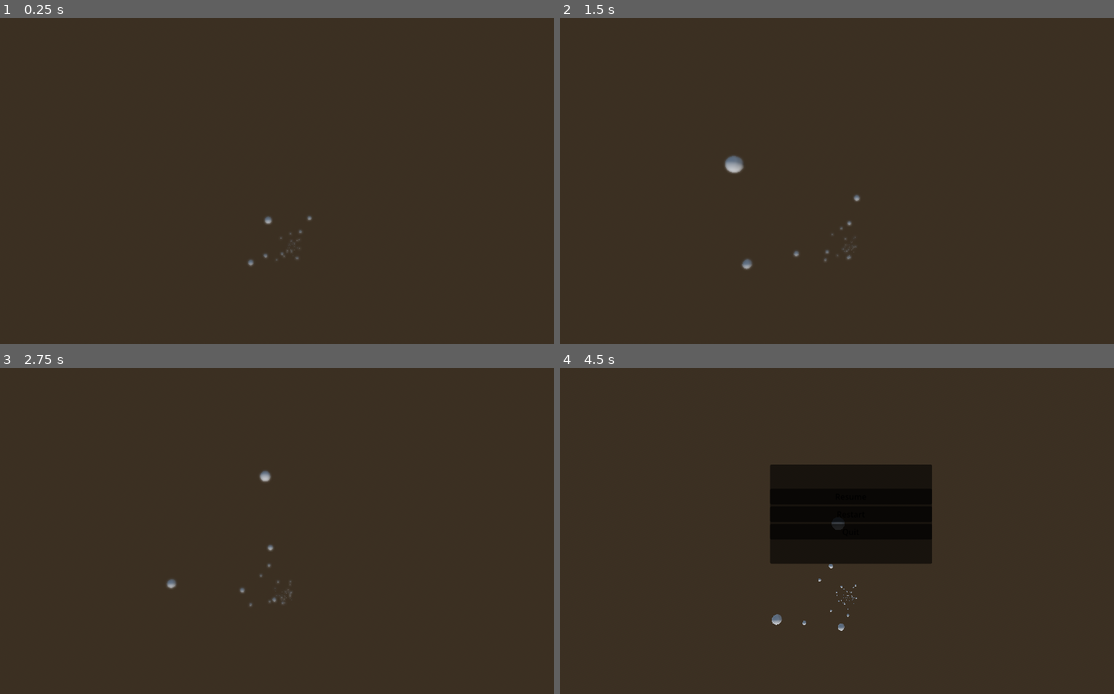
Above: before the commit, frames 1-4 (two rows, left to right).
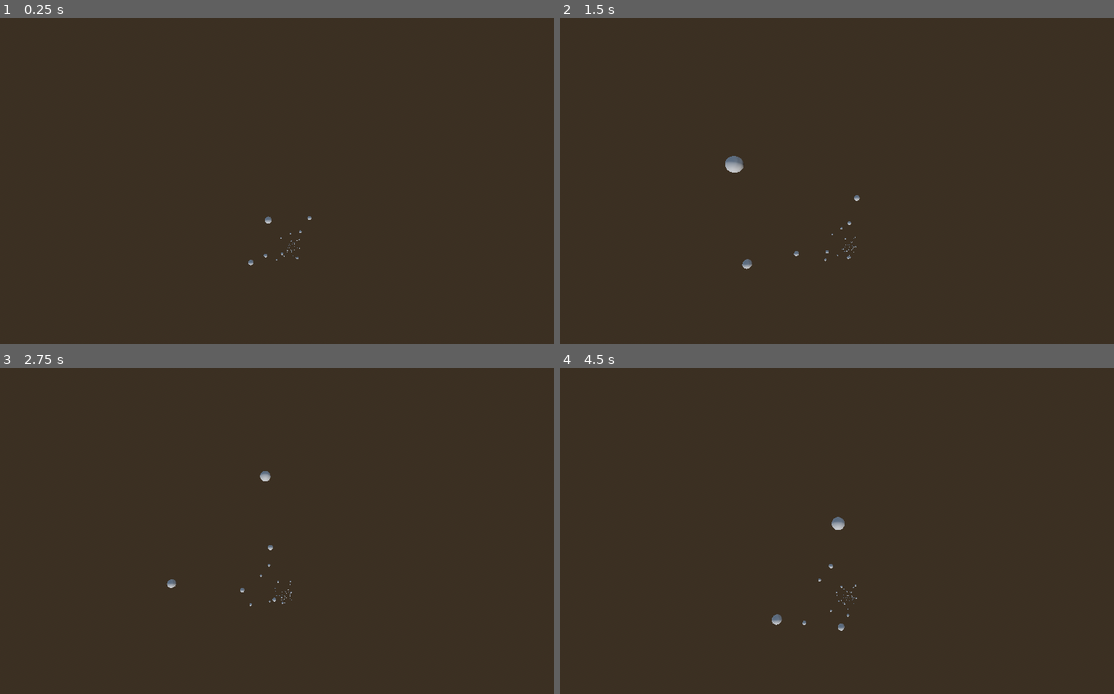
Above: after the commit, the same moments.

Repository: crfews/space-jam
Game: Godot game, scene res://testing/game.tscn
The game is run twice, just before and just after one commit, with the same random seed, the same clock (stepped at 60 frames per second) and the same inputs.
Inputs:
- Up to frame 1 (0.25 s): no input
- Up to frame 2 (1.5 s): tap Enter (ui_accept) at 0.5, 0.77 s; hold Right (ui_right) 0.53-1.28 s; hold Down (ui_down) from 1.28 s (still down)
- Up to frame 3 (2.75 s): tap Enter (ui_accept) at 1.52 s; release Down (ui_down) at 2.03 s; hold Right (ui_right) from 2.03 s (still down)
- Up to frame 4 (4.5 s): release Right (ui_right) at 2.78 s; hold Up (ui_up) 2.78-3.53 s; tap Enter (ui_accept) at 3.02, 3.77 s; hold Left (ui_left) 3.53-4.25 s; tap Escape (esc) at 4.15 s; click "Resume" at 4.25 s

The runs differ from the first frame. In frame 1, less than 0.1% of the frame differs, in the area x 44-57%, y 60-77%; in frame 2, 0.1%; in frame 3, 0.1%; in frame 4, 8.9%, in the area x 37-68%, y 29-60%.

Commit message:
debugged pause menu panel showing

Diff:
--- a/scenes/pause_menu.gd
+++ b/scenes/pause_menu.gd
@@ -2,10 +2,12 @@
 
 func resume():
 	get_tree().paused = false
+	hide()
 	$AnimationPlayer.play_backwards("pause_blur")
 
 func pause():
-	get_tree().paused = true;
+	get_tree().paused = true
+	show()
 	$AnimationPlayer.play("pause_blur")
 
 
@@ -18,6 +20,7 @@
 
 # Called when the node enters the scene tree for the first time.
 func _ready() -> void:
+	hide()
 	$AnimationPlayer.play("RESET")
 
 
--- a/scenes/pause_menu.tscn
+++ b/scenes/pause_menu.tscn
@@ -16,9 +16,9 @@
 tracks/0/interp = 1
 tracks/0/loop_wrap = true
 tracks/0/keys = {
-"handle_modes": PackedInt32Array(0),
-"points": PackedFloat32Array(0.8, -0.15, 0, 0.15, 0),
-"times": PackedFloat32Array(0)
+"handle_modes": PackedInt32Array(0, 2),
+"points": PackedFloat32Array(0.8, -0.15, 0, 0.15, 0, 0.8, -0.050000004, 0, 0, 0),
+"times": PackedFloat32Array(0, 0.3)
 }
 tracks/1/type = "bezier"
 tracks/1/imported = false
@@ -27,9 +27,9 @@
 tracks/1/interp = 1
 tracks/1/loop_wrap = true
 tracks/1/keys = {
-"handle_modes": PackedInt32Array(2),
-"points": PackedFloat32Array(0, -0.15, 0, 0.15, 0),
-"times": PackedFloat32Array(0)
+"handle_modes": PackedInt32Array(2, 2),
+"points": PackedFloat32Array(0, -0.15, 0, 0.15, 0, 0, -0.050000004, 0, 0, 0),
+"times": PackedFloat32Array(0, 0.3)
 }
 tracks/2/type = "bezier"
 tracks/2/imported = false
@@ -38,9 +38,9 @@
 tracks/2/interp = 1
 tracks/2/loop_wrap = true
 tracks/2/keys = {
-"handle_modes": PackedInt32Array(2),
-"points": PackedFloat32Array(0, -0.15, 0, 0.15, 0),
-"times": PackedFloat32Array(0)
+"handle_modes": PackedInt32Array(2, 2),
+"points": PackedFloat32Array(0, -0.15, 0, 0.15, 0, 0, -0.050000004, 0, 0, 0),
+"times": PackedFloat32Array(0, 0.3)
 }
 tracks/3/type = "bezier"
 tracks/3/imported = false
@@ -49,9 +49,9 @@
 tracks/3/interp = 1
 tracks/3/loop_wrap = true
 tracks/3/keys = {
-"handle_modes": PackedInt32Array(2),
-"points": PackedFloat32Array(0, -0.15, 0, 0.15, 0),
-"times": PackedFloat32Array(0)
+"handle_modes": PackedInt32Array(2, 2),
+"points": PackedFloat32Array(0, -0.15, 0, 0.15, 0, 0, -0.050000004, 0, 0, 0),
+"times": PackedFloat32Array(0, 0.3)
 }
 tracks/4/type = "bezier"
 tracks/4/imported = false
@@ -60,9 +60,9 @@
 tracks/4/interp = 1
 tracks/4/loop_wrap = true
 tracks/4/keys = {
-"handle_modes": PackedInt32Array(2),
-"points": PackedFloat32Array(0, -0.15, 0, 0.15, 0),
-"times": PackedFloat32Array(0)
+"handle_modes": PackedInt32Array(2, 2),
+"points": PackedFloat32Array(0, -0.15, 0, 0.15, 0, 1, -0.050000004, -0.16666667, 0, 0),
+"times": PackedFloat32Array(0, 0.3)
 }
 
 [sub_resource type="Animation" id="Animation_myx47"]
